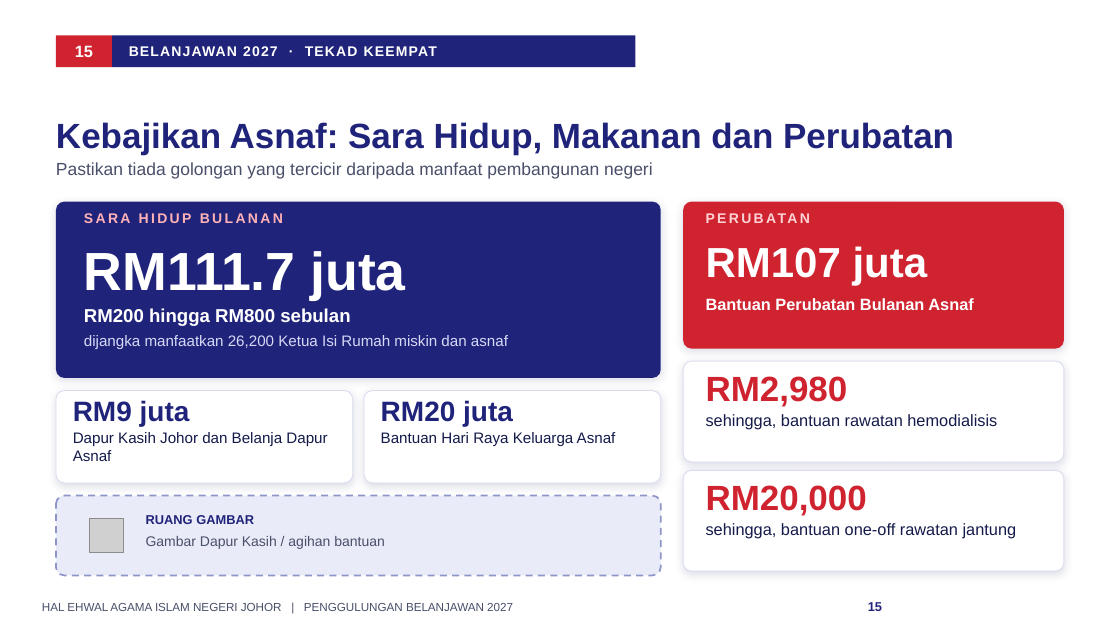
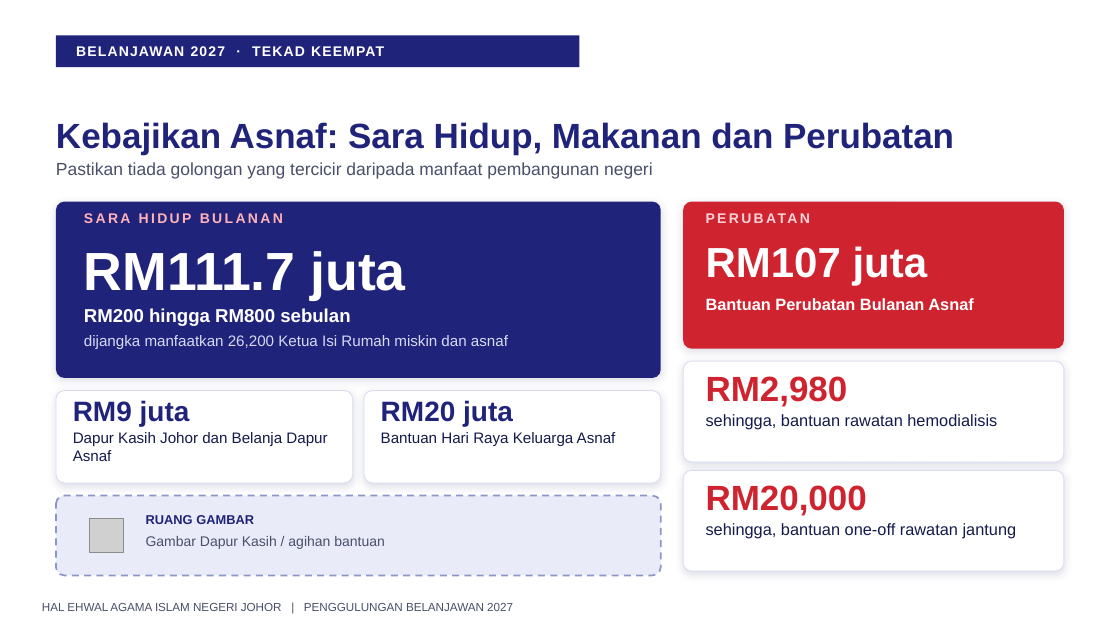
Before and after one commit to nawaljoe/Nawal, a slide deck: slide 15 of output/Penggulungan_Hal_Ehwal_Agama_Islam_2027_16x9.pptx. Drawn at 1120x630 pixels with LibreOffice and Linux fonts; fonts in the diff are those of the drawing; grey boxes stand for pictures; background and template pictures are left out. Boxes give left, top, right and bottom in pixels: in the first picture for what was removed or moved away, otherwise in the second. Text is boxed around its words. In the diff, an @@ line names an element or a change of style, - is before the commit and + after.

```diff
--- a/output/Penggulungan_Hal_Ehwal_Agama_Islam_2027_16x9.pptx
+++ b/output/Penggulungan_Hal_Ehwal_Agama_Islam_2027_16x9.pptx
@@ rectangle: place and size @@
-rectangle at <box>112,35,635,67</box>
+rectangle at <box>56,35,580,67</box>
@@ rectangle removed at <box>56,35,113,67</box> @@
@@ text removed at <box>75,45,93,57</box> @@
-15
@@ text "BELANJAWAN 2027 · TEKAD KEEMPAT": place and size @@
-text "BELANJAWAN 2027 · TEKAD KEEMPAT" at <box>129,46,437,56</box>
+text "BELANJAWAN 2027 · TEKAD KEEMPAT" at <box>76,46,384,56</box>
@@ page number removed at <box>868,602,882,611</box> @@
-15
```
Also in this commit, not shown: 14 other slides changed, 1 other file.
